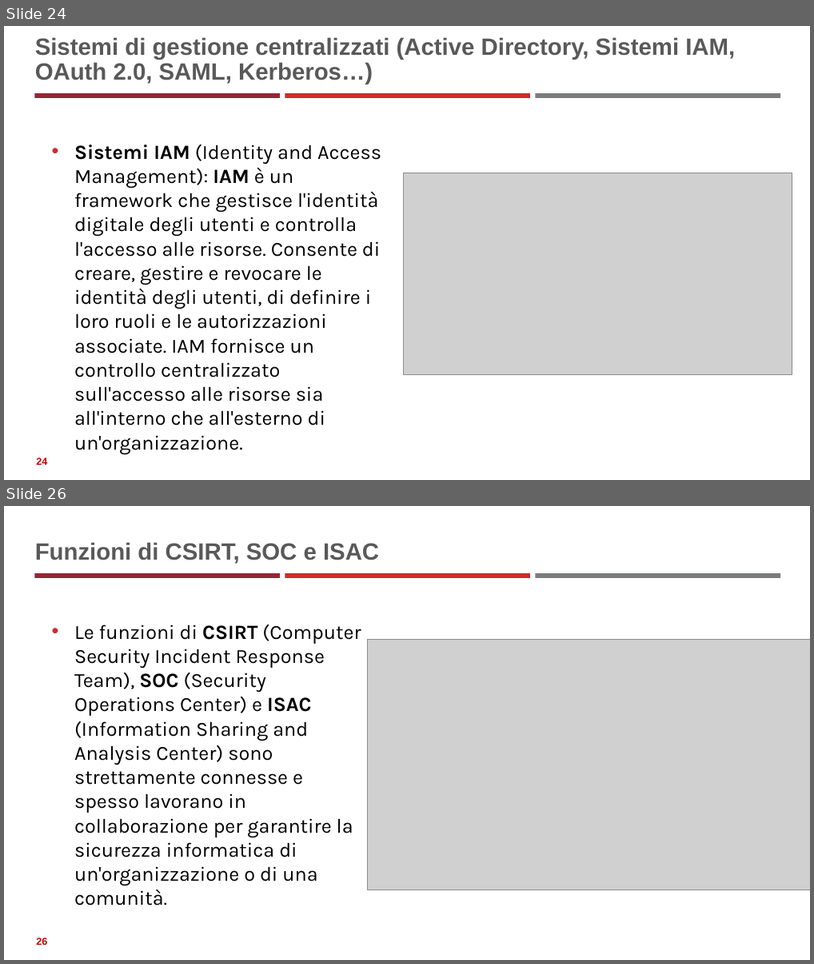
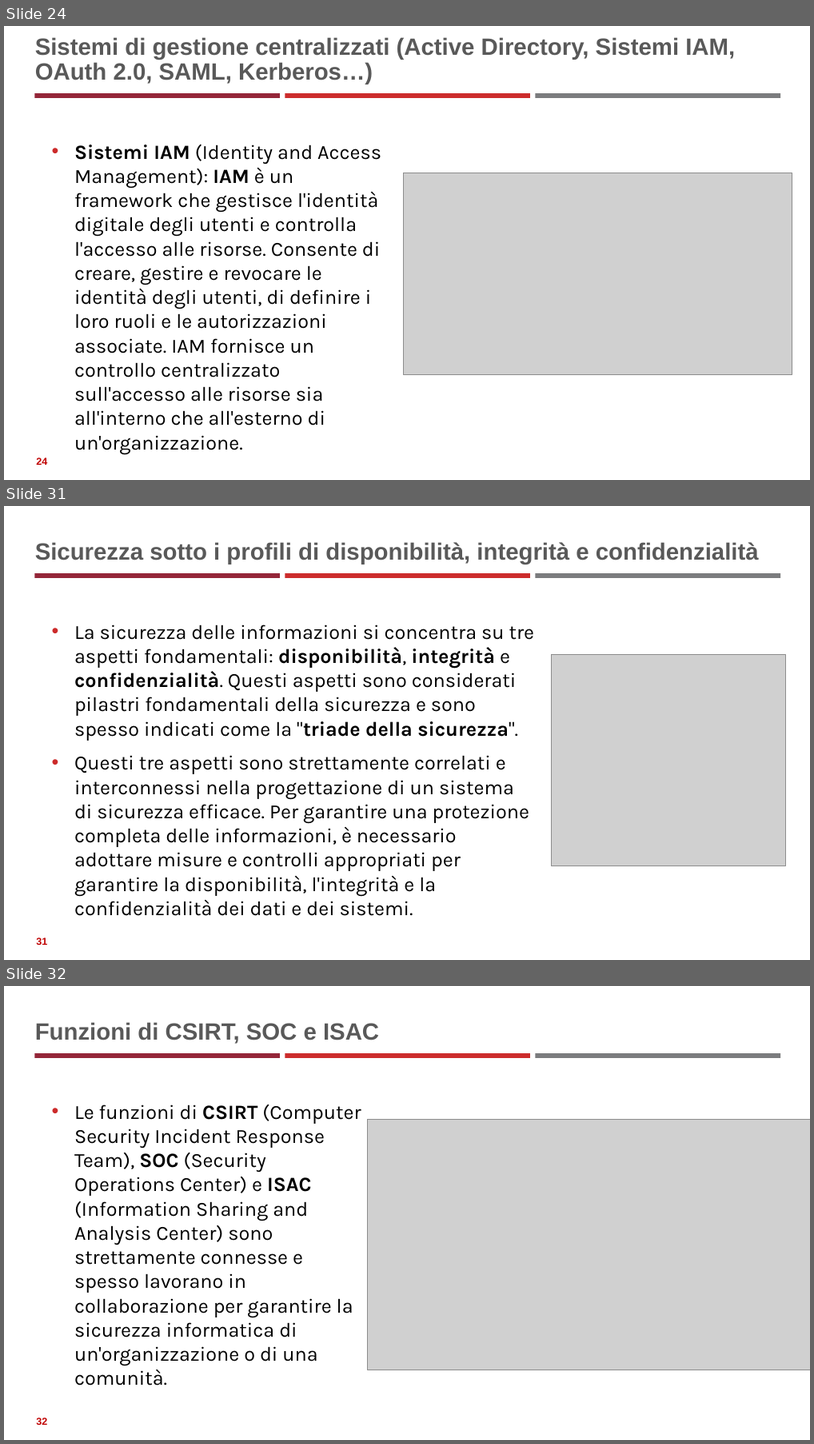
Before and after one commit to neural1977/data_science_interview_material, a slide deck: Cybersecurity/Fondamenti_di_Cybersicurezza.pptx. Shown one above the other, each under a label of ours: slides 24 and 26 before the commit, slides 24, 31 and 32 after it; the slides between them are not shown. The pictures are 814x964 and 814x1444 pixels, drawn with LibreOffice and Linux fonts; fonts in the diff are those of the drawing; grey boxes stand for pictures. Boxes give left, top, right and bottom in pixels: in the first picture for what was removed or moved away, otherwise in the second. Text is boxed around its words. In the diff, an @@ line names an element or a change of style, - is before the commit and + after.

```diff
--- a/Cybersecurity/Fondamenti_di_Cybersicurezza.pptx
+++ b/Cybersecurity/Fondamenti_di_Cybersicurezza.pptx
@@ slide 31 added at <box>4,506,810,960</box>, background #FFFFFF; not listed: 3 template elements that a slide beside it also shows @@
@@ title added at <box>35,542,759,564</box>, 28 pt, text #595959, bold @@
+Sicurezza sotto i profili di disponibilità, integrità e confidenzialità
@@ text added at <box>74,624,535,916</box>, 24 pt, text #000000 @@
+• La sicurezza delle informazioni si concentra su tre aspetti fondamentali: disponibilità, integrità e confidenzialità. Questi aspetti sono considerati pilastri fondamentali della sicurezza e sono spesso indicati come la "triade della sicurezza".
+• Questi tre aspetti sono strettamente correlati e interconnessi nella progettazione di un sistema di sicurezza efficace. Per garantire una protezione completa delle informazioni, è necessario adottare misure e controlli appropriati per garantire la disponibilità, l'integrità e la confidenzialità dei dati e dei sistemi.
@@ picture added at <box>551,654,786,865</box> @@
@@ page number added at <box>36,937,47,944</box>, 12 pt, text #C00000, bold @@
+31
@@ what was slide 26 is now slide 32 @@
@@ page number at <box>36,1417,47,1424</box>: text changed @@
-26
+32
```
Also in this commit, not shown: 4 slides changed, 5 other slides added, 1 other file.
